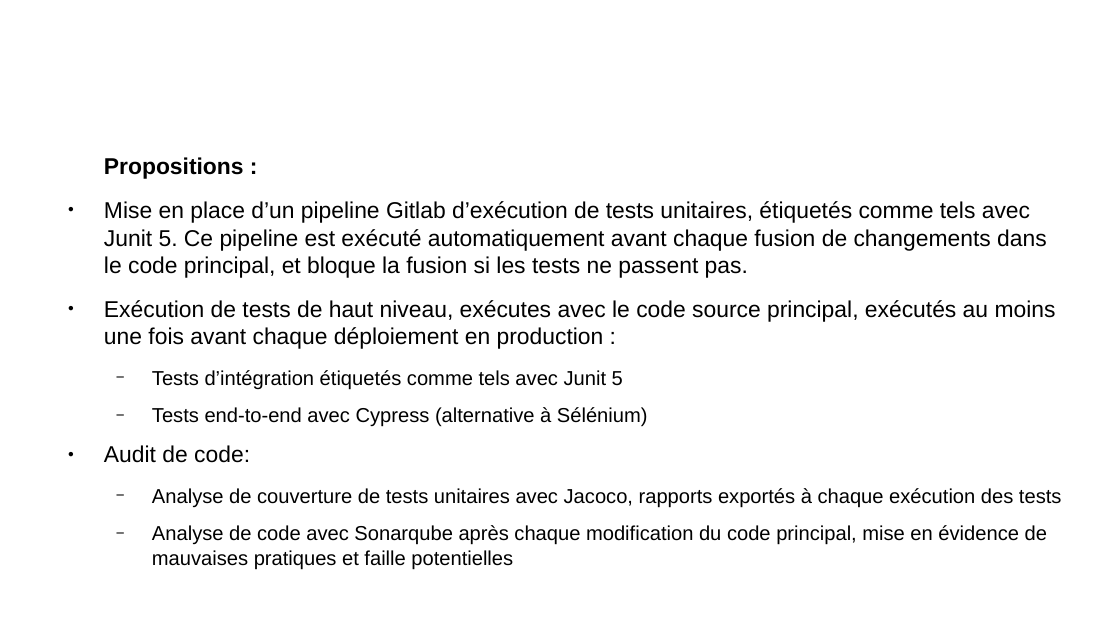
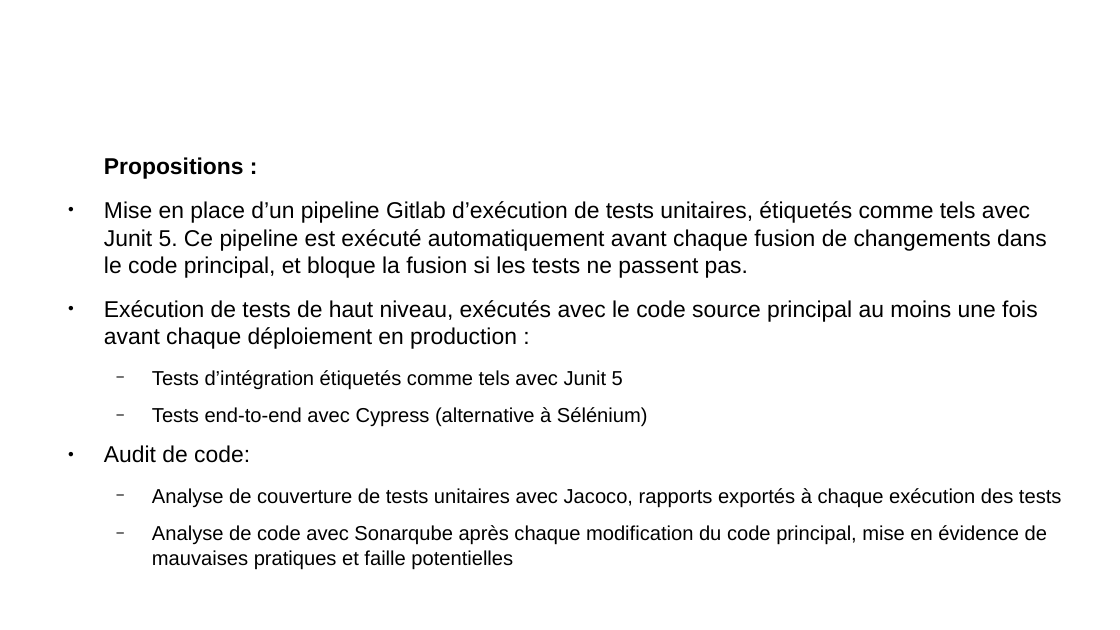
Before and after one commit to remipassmoilesel/ci-cd-plan, a slide deck: slide 19 of ci-cd-plan.odp (slide 18 before the commit). Drawn at 1120x630 pixels with LibreOffice and Linux fonts; fonts in the diff are those of the drawing; background and template pictures are left out. Boxes give left, top, right and bottom in pixels: in the first picture for what was removed or moved away, otherwise in the second. Text is boxed around its words. In the diff, an @@ line names an element or a change of style, - is before the commit and + after.

```diff
--- a/ci-cd-plan.odp
+++ b/ci-cd-plan.odp
@@ text at box(104, 300, 1038, 349): text changed @@
-● Exécution de tests de haut niveau, exécutes avec le code source principal, exécutés au moins une fois avant chaque déploiement en production :
+● Exécution de tests de haut niveau, exécutés avec le code source principal au moins une fois avant chaque déploiement en production :
```
Also in this commit, not shown: 17 other slides changed, 3 slides added, 1 slide removed, 2 other files.
